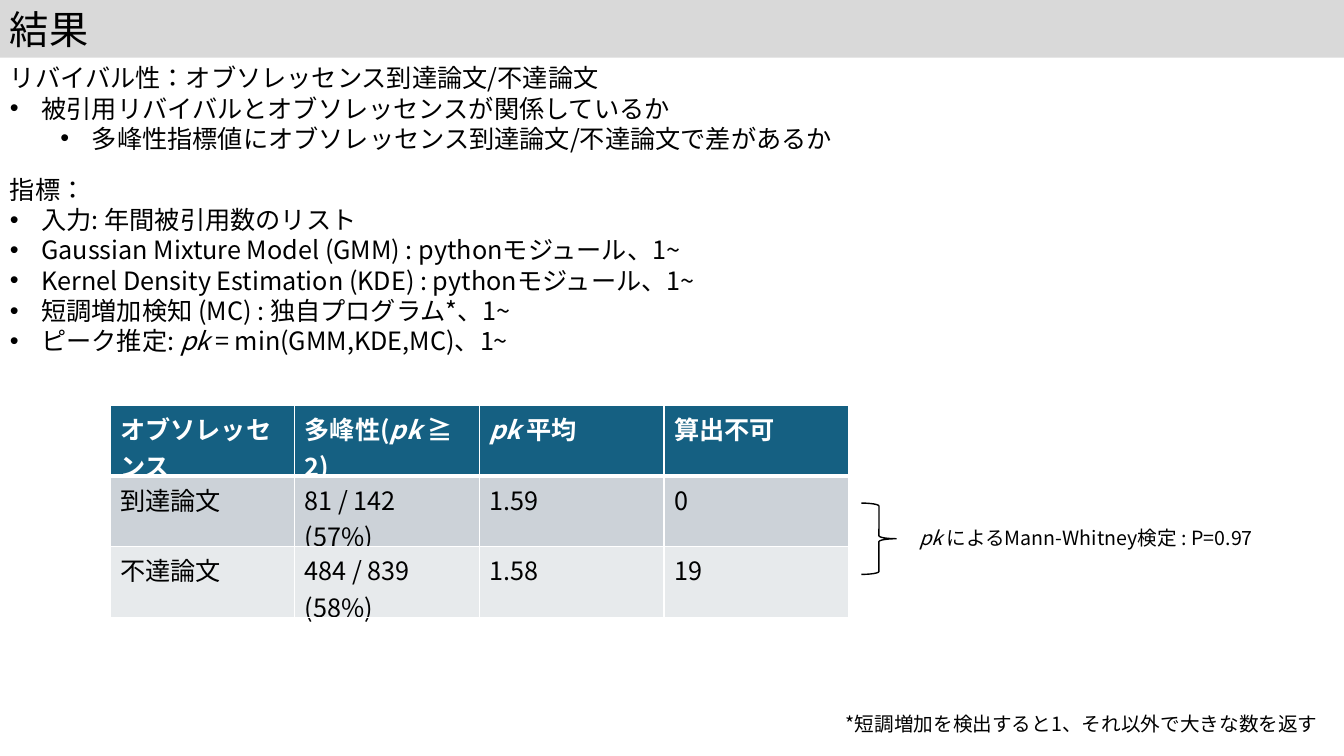
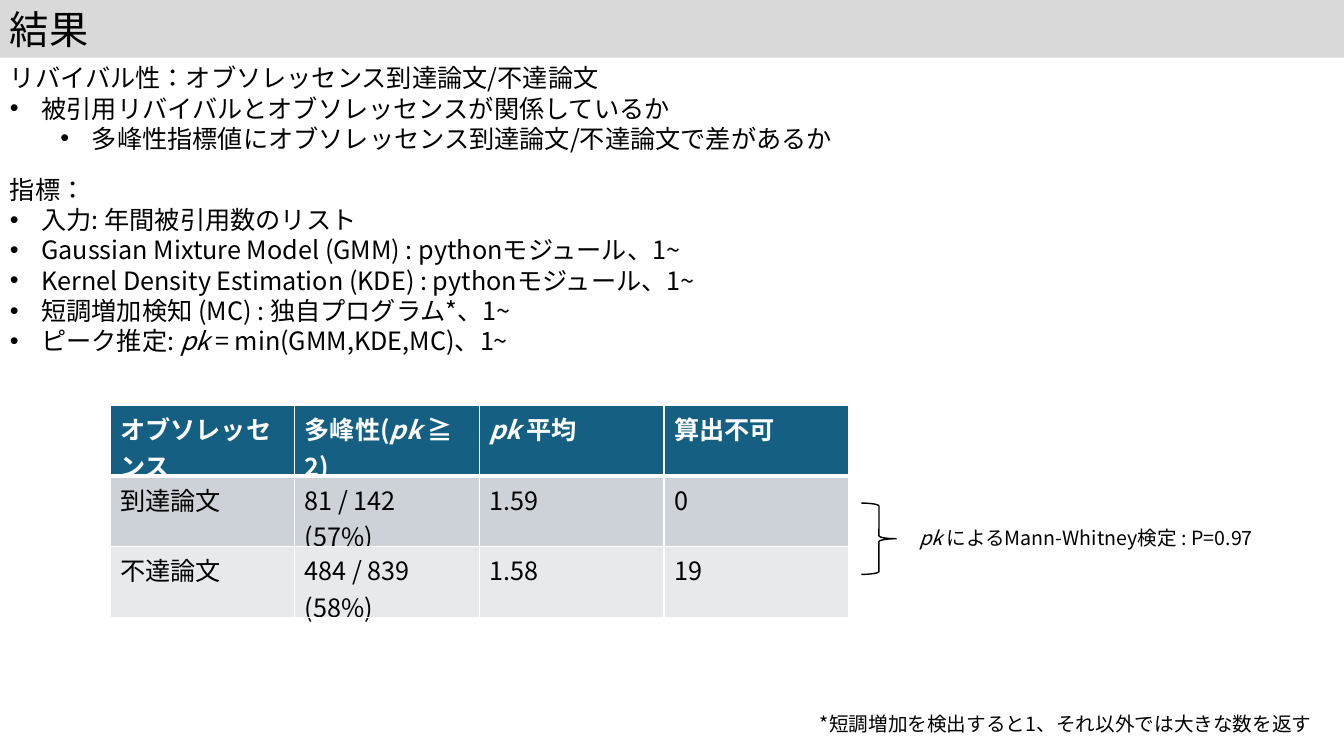
Before and after one commit to kouamano/pubmed-analysis, a slide deck: slide 10 of 202312/MIS41.pptx. Drawn at 1344x756 pixels with LibreOffice and Linux fonts; fonts in the diff are those of the drawing. Boxes give left, top, right and bottom in pixels: in the first picture for what was removed or moved away, otherwise in the second. Text is boxed around its words. In the diff, an @@ line names an element or a change of style, - is before the commit and + after.

Commit message:
add

```diff
--- a/202312/MIS41.pptx
+++ b/202312/MIS41.pptx
@@ text at [820, 714, 1311, 733]: text changed @@
-*短調増加を検出すると1、それ以外で大きな数を返す
+*短調増加を検出すると1、それ以外では大きな数を返す
```
Also in this commit, not shown: 1 other slide changed.
